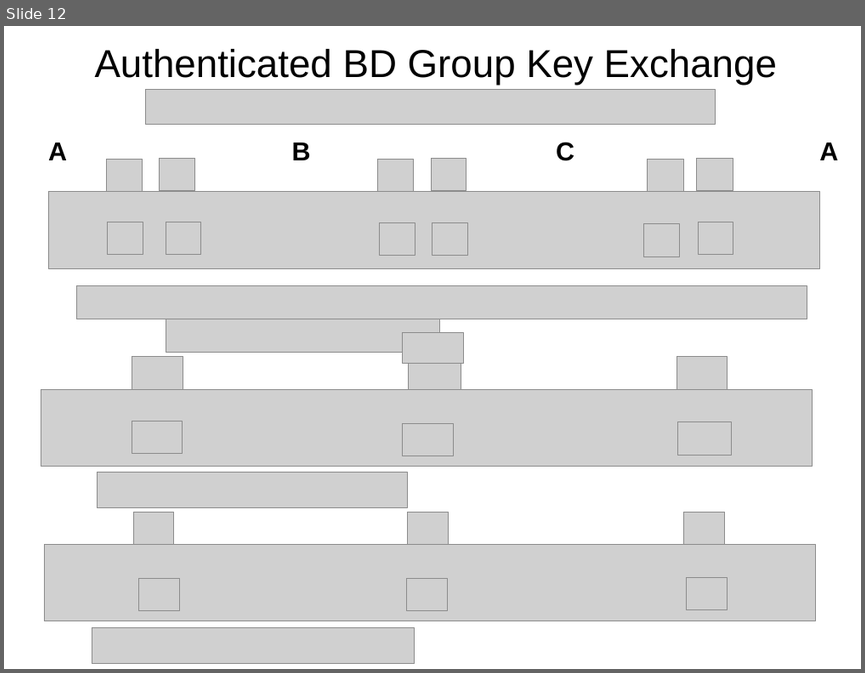
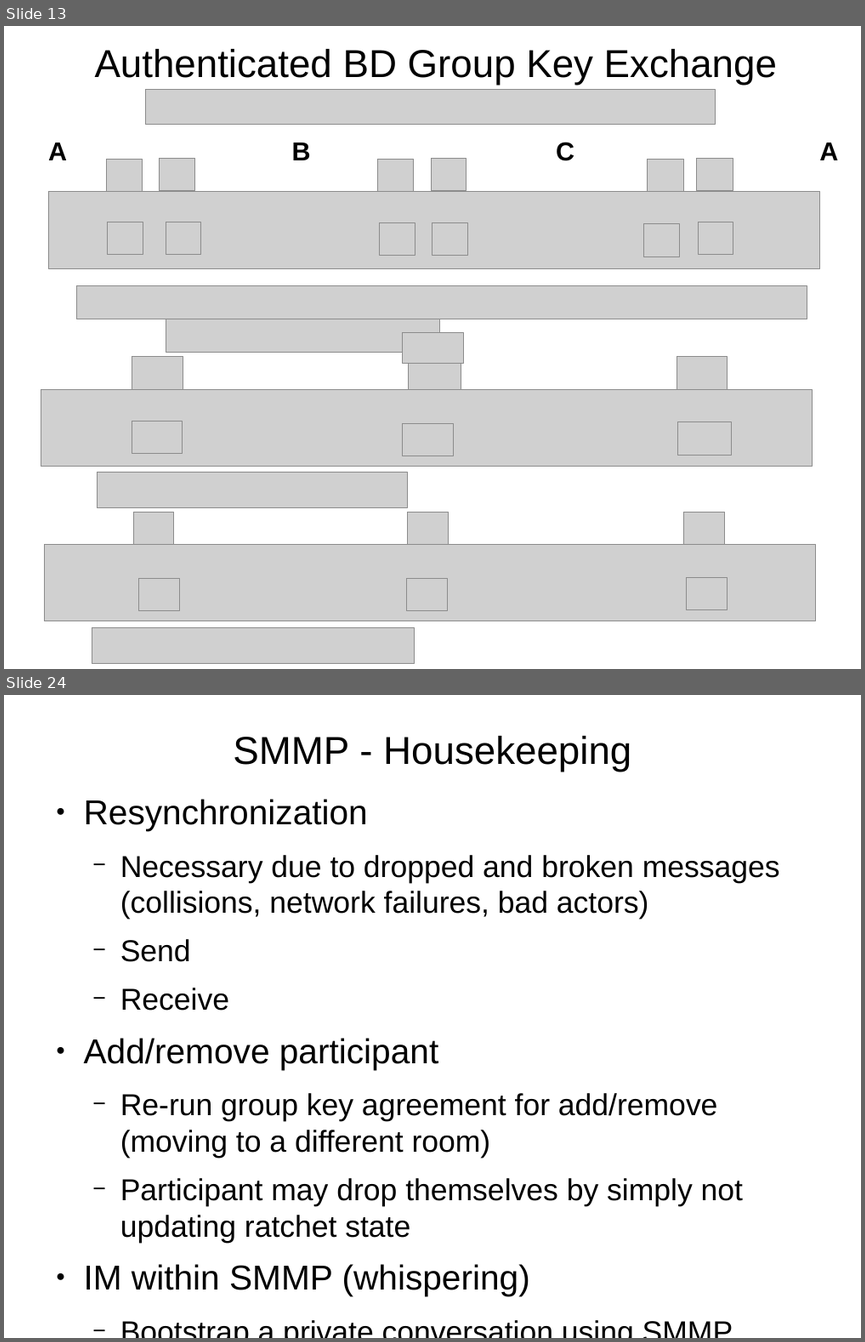
Before and after one commit to rxcomm/smmp, a slide deck: spec/slideshow.odp. Shown one above the other, each under a label of ours: slide 12 before the commit, slides 13 and 24 after it; the slides between them are not shown. The pictures are 865x673 and 865x1342 pixels, drawn with LibreOffice and Linux fonts; fonts in the diff are those of the drawing; grey boxes stand for pictures. Boxes give left, top, right and bottom in pixels: in the first picture for what was removed or moved away, otherwise in the second. Text is boxed around its words. In the diff, an @@ line names an element or a change of style, - is before the commit and + after.

```diff
--- a/spec/slideshow.odp
+++ b/spec/slideshow.odp
@@ slide 24 added at <box>4,695,861,1338</box>, background #FFFFFF @@
@@ title added at <box>233,736,631,771</box>, 36 pt, text #000000 @@
+SMMP - Housekeeping
@@ text added at <box>84,799,780,1296</box>, 28 pt, text #000000 @@
+● Resynchronization
+  − Necessary due to dropped and broken messages (collisions, network failures, bad actors)
+  − Send
+  − Receive
+● Add/remove participant
+  − Re-run group key agreement for add/remove (moving to a different room)
+  − Participant may drop themselves by simply not updating ratchet state
+● IM within SMMP (whispering)
+  − Bootstrap a private conversation using SMMP infrastructure
@@ what was slide 12 is now slide 13 @@
```
Also in this commit, not shown: 14 slides changed, 13 other slides added, 10 slides removed.
